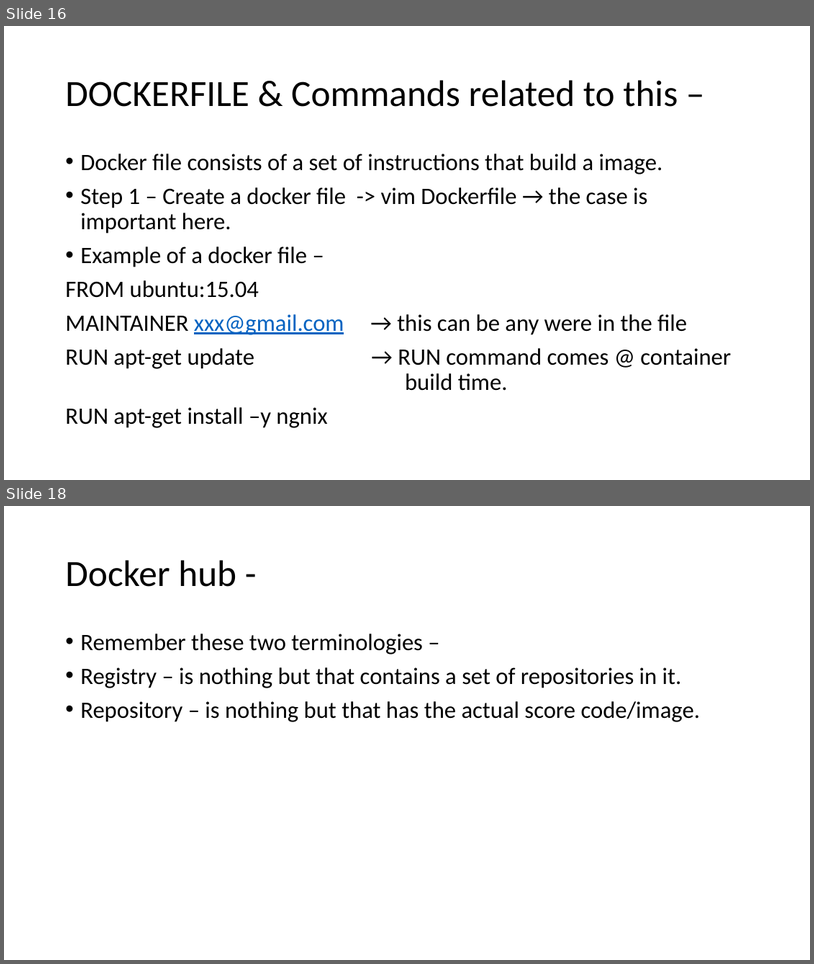
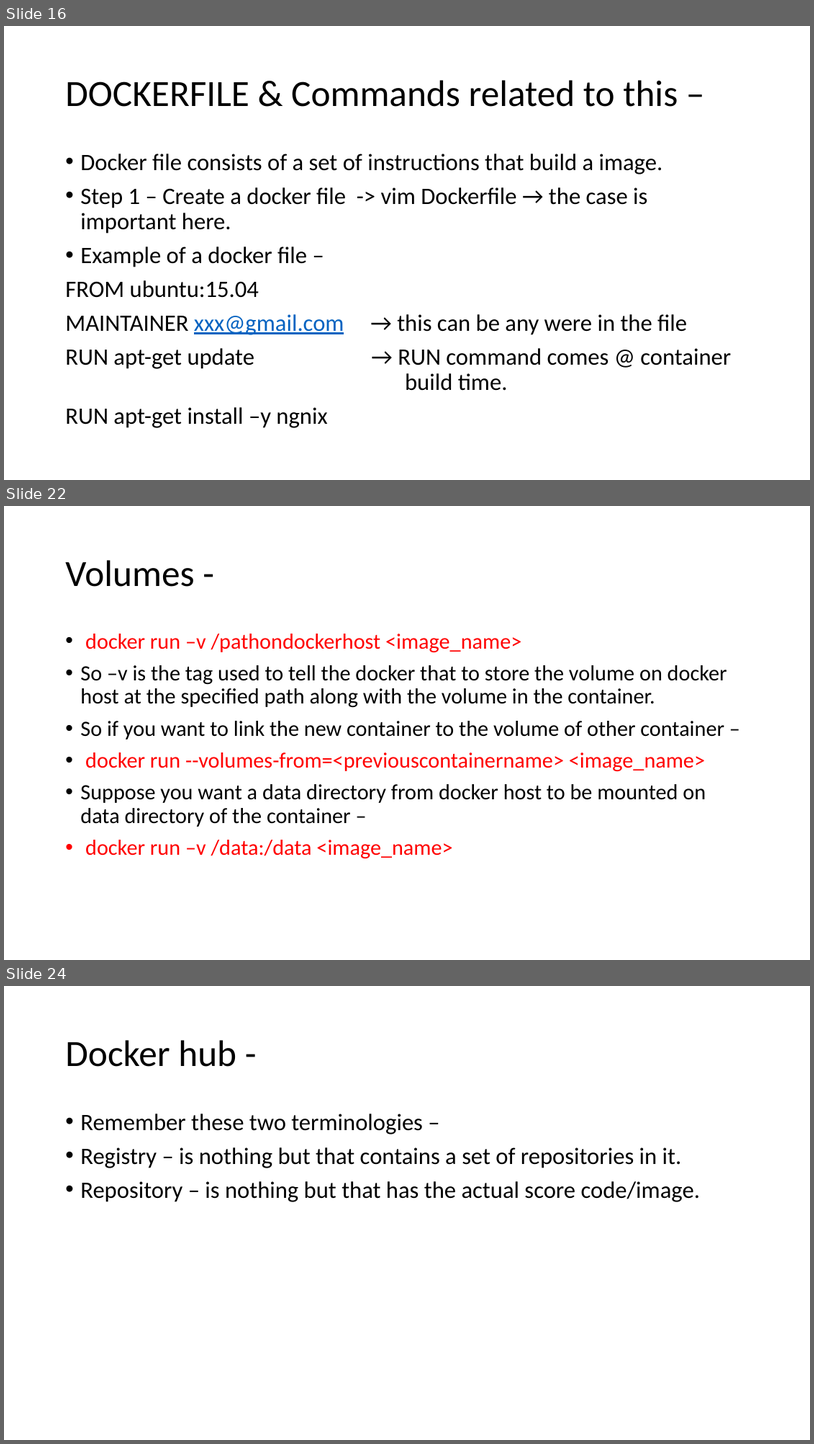
Before and after one commit to Ritesh007/Documents, a slide deck: Docker/Docker.pptx. Shown one above the other, each under a label of ours: slides 16 and 18 before the commit, slides 16, 22 and 24 after it; the slides between them are not shown. The pictures are 814x964 and 814x1444 pixels, drawn with LibreOffice and Linux fonts; fonts in the diff are those of the drawing. Boxes give left, top, right and bottom in pixels: in the first picture for what was removed or moved away, otherwise in the second. Text is boxed around its words. In the diff, an @@ line names an element or a change of style, - is before the commit and + after.

Commit message:
Docker ppt updated with Dockerfile slides.

```diff
--- a/Docker/Docker.pptx
+++ b/Docker/Docker.pptx
@@ slide 22 added at (4,506,810,960), background #FFFFFF @@
@@ title added at (65,560,194,587), 44 pt, text #000000 @@
+Volumes -
@@ text added at (80,633,728,859), 25.9 pt, text #000000 @@
+• docker run –v /pathondockerhost <image_name>
+• So –v is the tag used to tell the docker that to store the volume on docker host at the specified path along with the volume in the container.
+• So if you want to link the new container to the volume of other container –
+• docker run --volumes-from=<previouscontainername> <image_name>
+• Suppose you want a data directory from docker host to be mounted on data directory of the container –
+• docker run –v /data:/data <image_name>
@@ what was slide 18 is now slide 24 @@
```
Also in this commit, not shown: 1 slide changed, 5 other slides added.
